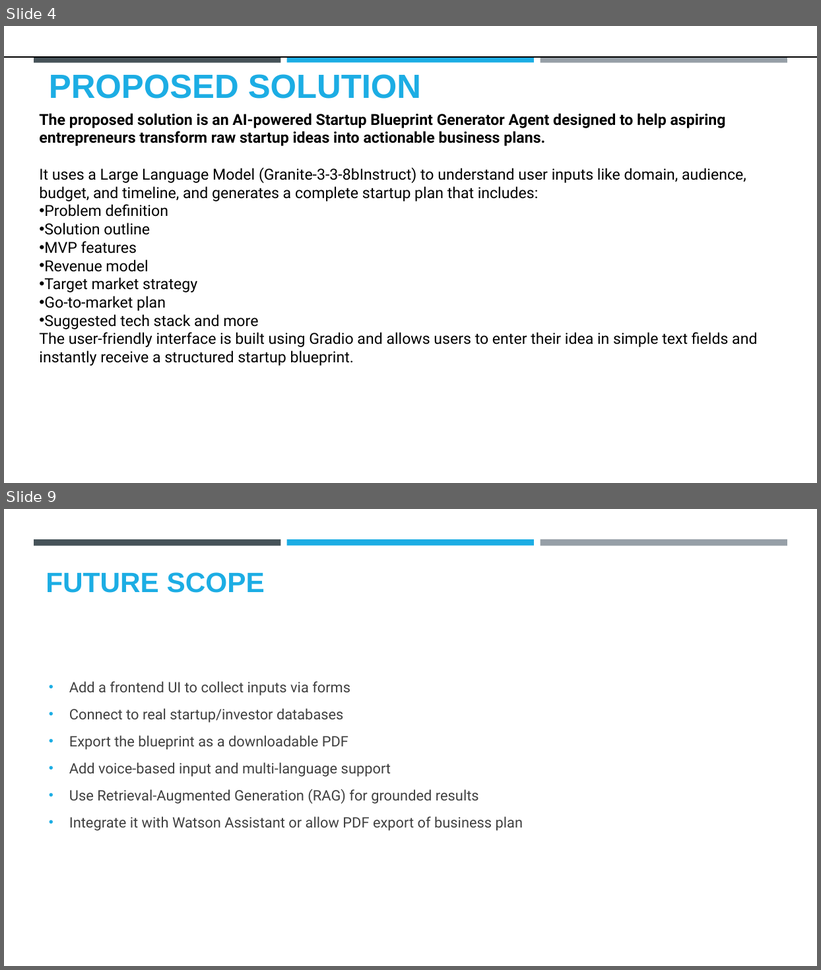
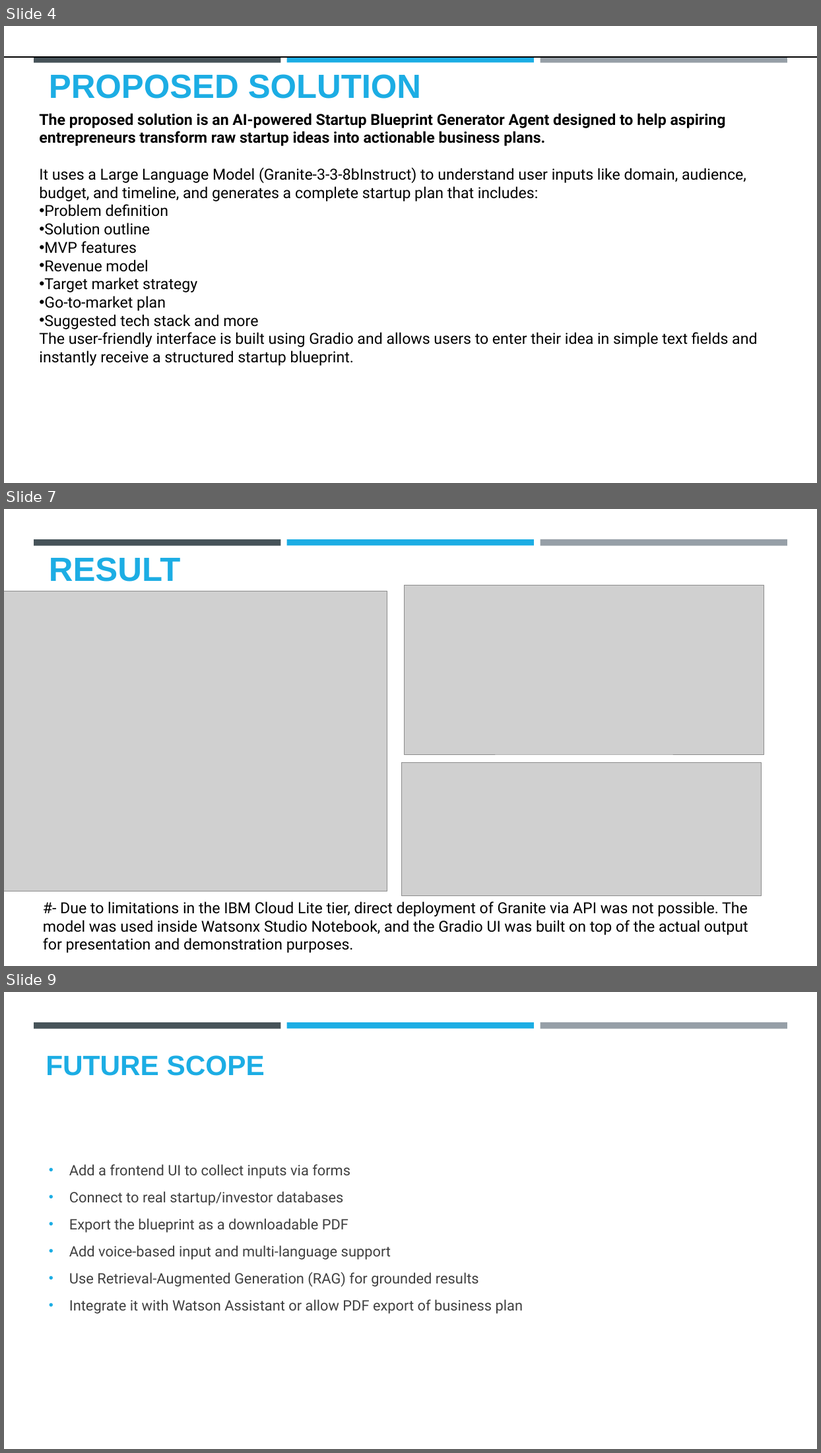
Before and after one commit to Tanishkapundhir78/Startup_Blueprint_generator, a slide deck: Tanishka_Blueprint_generator.pptx. Shown one above the other, each under a label of ours: slides 4 and 9 before the commit, slides 4, 7 and 9 after it; the slides between them are not shown. The pictures are 821x970 and 821x1453 pixels, drawn with LibreOffice and Linux fonts; fonts in the diff are those of the drawing; grey boxes stand for pictures; background and template pictures are left out. Boxes give left, top, right and bottom in pixels: in the first picture for what was removed or moved away, otherwise in the second. Text is boxed around its words. In the diff, an @@ line names an element or a change of style, - is before the commit and + after.

```diff
--- a/Tanishka_Blueprint_generator.pptx
+++ b/Tanishka_Blueprint_generator.pptx
@@ slide 7 added at box(4, 509, 817, 966), background #FFFFFF; not listed: 3 template elements that a slide beside it also shows @@
@@ title added at box(49, 557, 180, 582), 39.6 pt, text #1CADE4, bold @@
+RESULT
@@ picture added at box(405, 586, 764, 755) @@
@@ picture added at box(4, 591, 387, 891) @@
@@ picture added at box(402, 763, 761, 896) @@
@@ text added at box(43, 902, 748, 953), 18 pt, text #000000 @@
+#- Due to limitations in the IBM Cloud Lite tier, direct deployment of Granite via API was not possible. The model was used inside Watsonx Studio Notebook, and the Gradio UI was built on top of the actual output for presentation and demonstration purposes.
```
Also in this commit, not shown: 3 slides changed, 1 slide removed.
